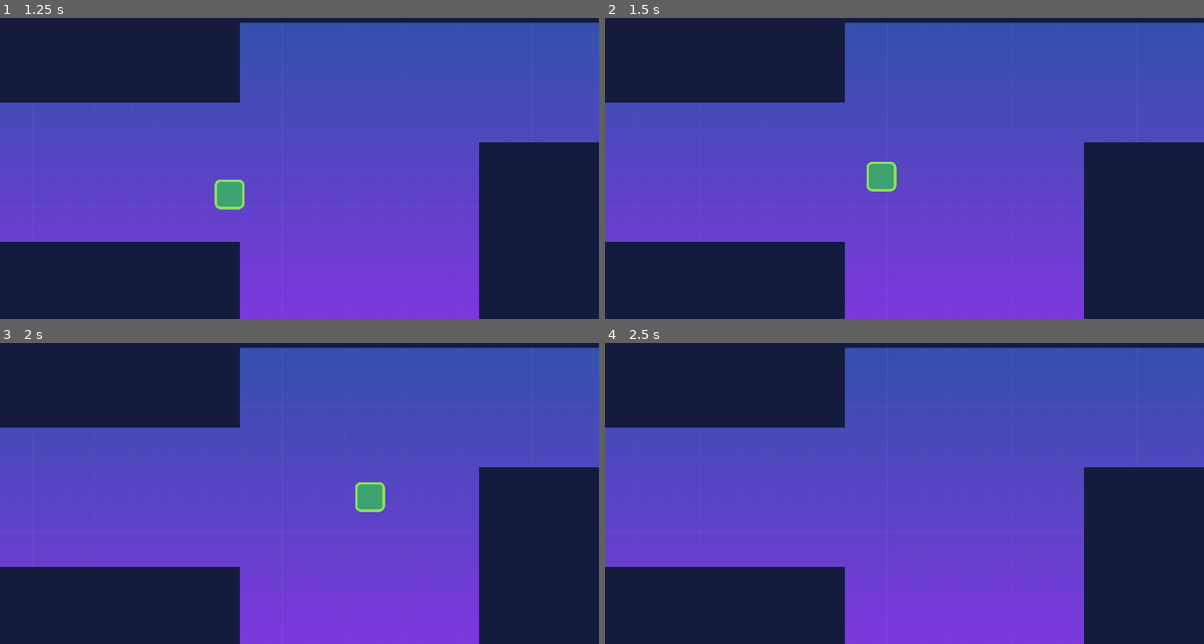
Above: before the commit, frames 1-4 (two rows, left to right).
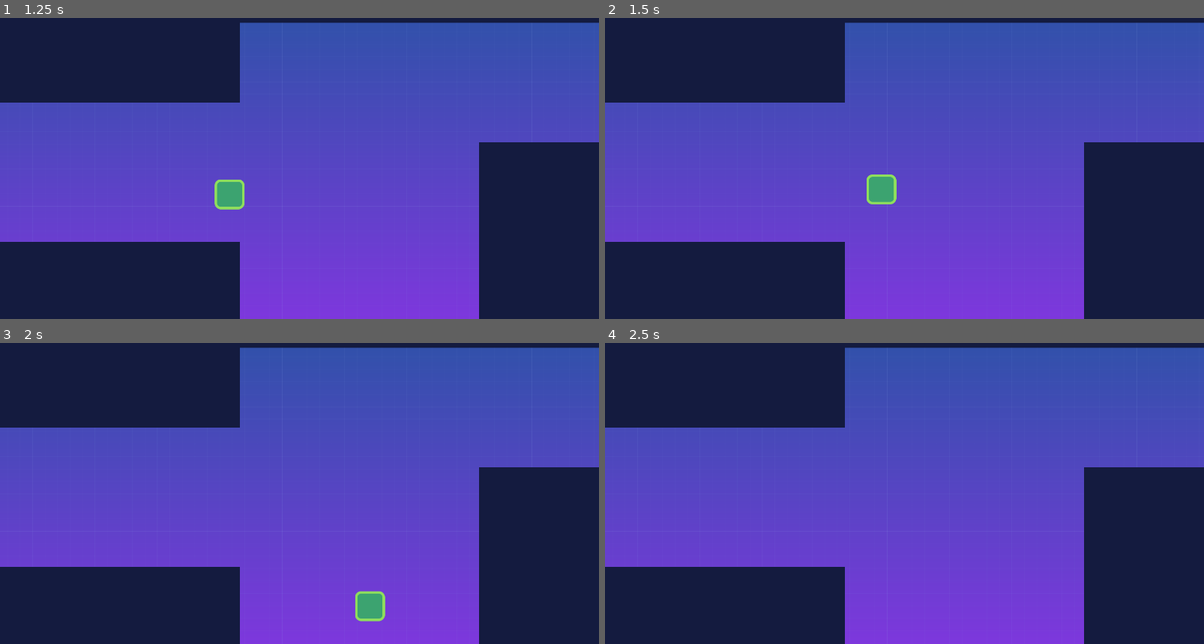
Above: after the commit, the same moments.

Repository: noor-shalaby/solid-ground
Game: Godot game, scene res://scenes/game.tscn
The game is run twice, just before and just after one commit, with the same random seed, the same clock (stepped at 60 frames per second) and the same inputs.
Inputs:
- Up to frame 1 (1.25 s): tap Enter at 0.5 s; hold D (right) from 0.53 s (still down); hold W (jump) from 0.53 s (still down)
- Up to frame 2 (1.5 s): keep holding D (right); release W (jump) at 1.28 s; tap W (jump) at 1.35 s
- Up to frame 3 (2 s): keep holding D (right); tap W (jump) at 1.52, 1.82 s
- Up to frame 4 (2.5 s): release D (right) at 2.03 s; hold A (left) from 2.03 s (still down); hold W (jump) from 2.03 s (still down)

Frame 1 is identical in both runs. In frame 2, 0.5% of the frame differs, in the area x 43-49%, y 47-62%; in frame 3, 1.0%, in the area x 59-65%, y 46-93%; in frame 4, nothing differs.

Commit message:
Add: variable jump height

Diff:
--- a/scripts/player.gd
+++ b/scripts/player.gd
@@ -6,6 +6,7 @@
 const ACCEL: float = 5000.0
 const DECEL: float = 3000.0
 const JUMP: float = -1500.0
+const JUMP_CUT_MULTIPLYER: float = 0.5
 
 
 func _physics_process(delta: float) -> void:
@@ -14,6 +15,8 @@
 
 	if Input.is_action_pressed("jump") and is_on_floor():
 		velocity.y = JUMP
+	if Input.is_action_just_released("jump") and velocity.y < 0:
+		velocity.y *= JUMP_CUT_MULTIPLYER
 
 	var dir: float = Input.get_axis("left", "right")
 	if dir:
